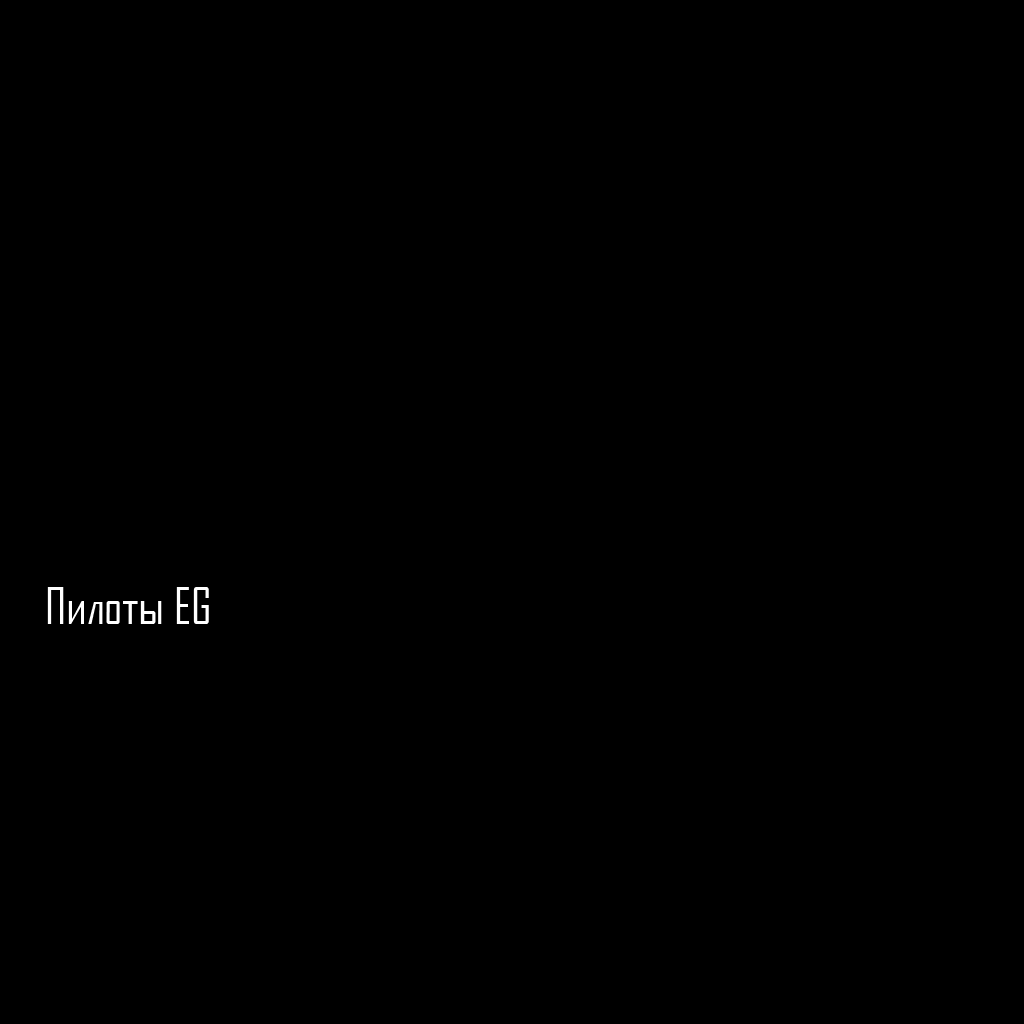
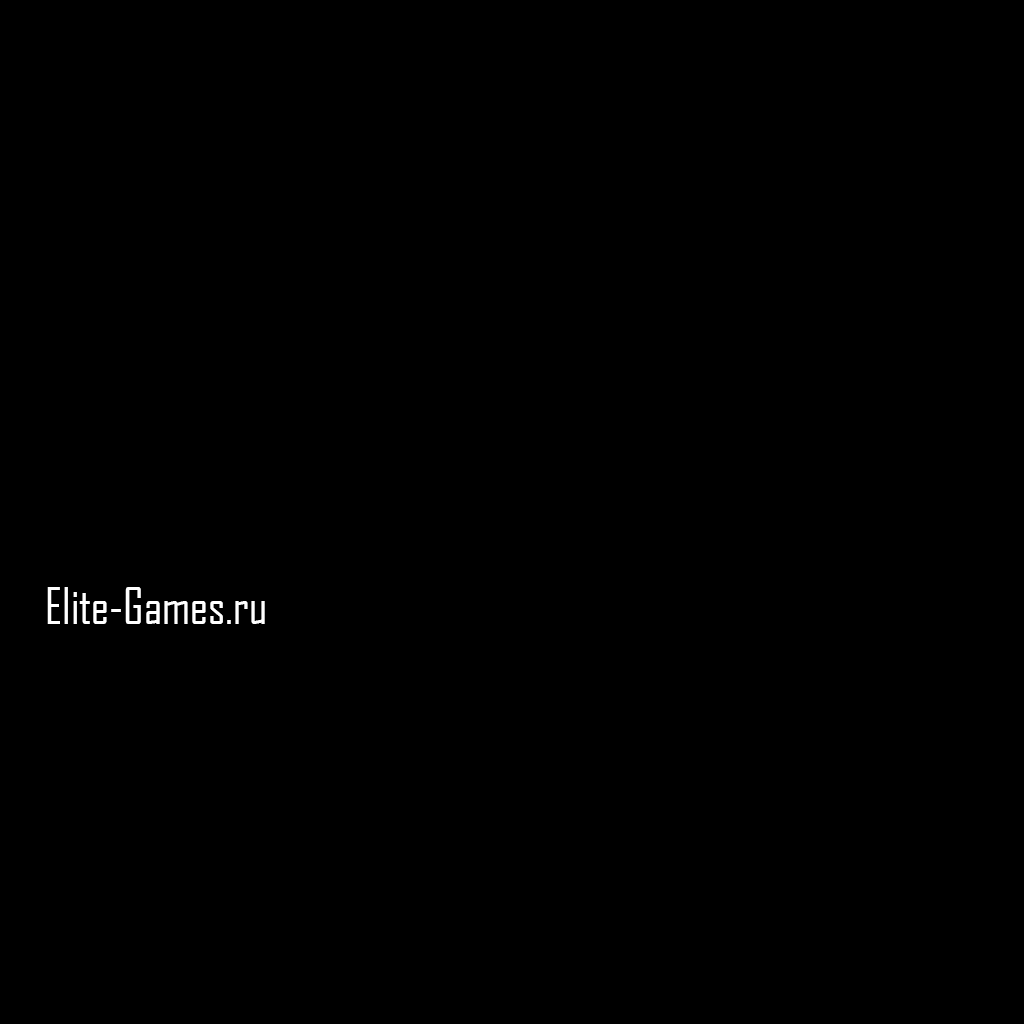
Layer changes from the first 1024x1024 image to the second:
renamed "Пилоты EG" to "Elite-Games.ru", painted on it over [47, 587, 265, 624]
